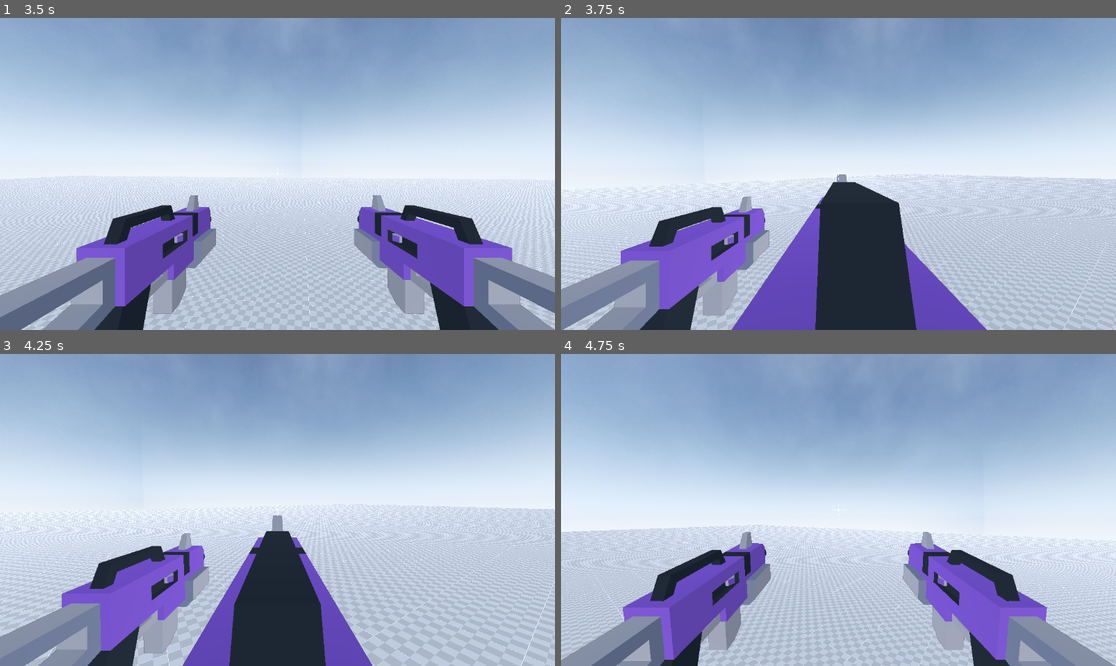
Above: before the commit, frames 1-4 (two rows, left to right).
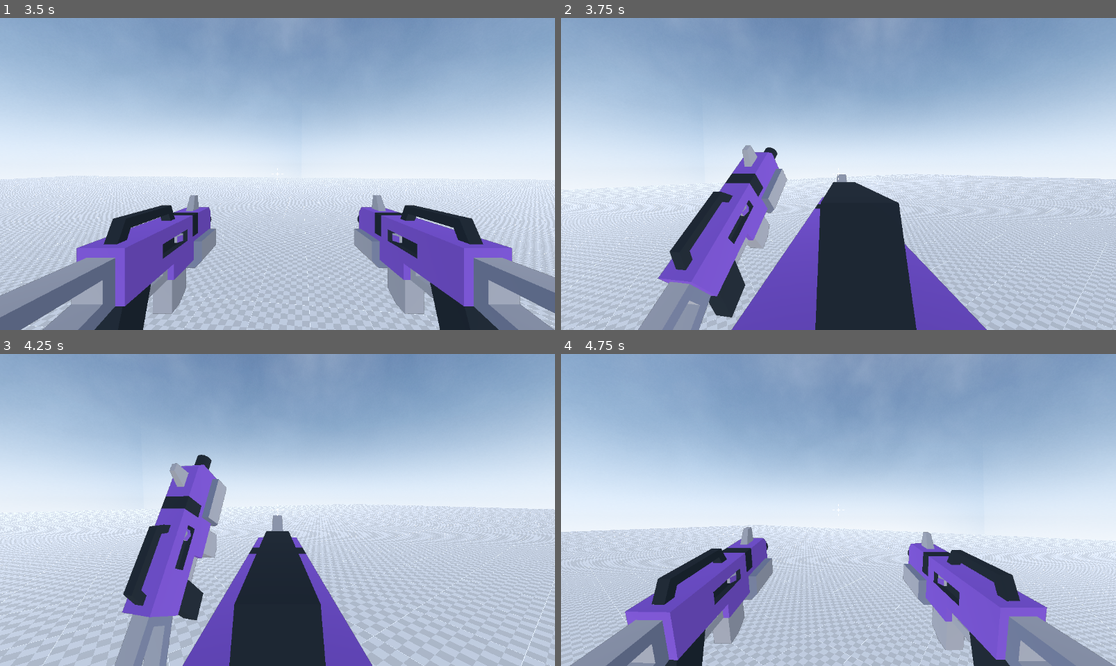
Above: after the commit, the same moments.

Repository: Emaleth/Anathema_old
Game: Godot game, scene res://world.tscn
The game is run twice, just before and just after one commit, with the same random seed, the same clock (stepped at 60 frames per second) and the same inputs.
Inputs (mouse positions are in pixels of both pictures, inside the frame that each line leads up to):
- Up to frame 1 (3.5 s): move the mouse to (305, 174) at 0.52 s; hold C (crouch) 0.53-1.28 s; hold W (move_forward) from 0.53 s (still down); click (305, 174) at 0.67 s; tap Space (jump) at 0.77, 1.52, 3.02 s; tap Shift (sprint) at 0.8, 1.35, 2.3 s; move the mouse to (249, 174) at 1.27 s; tap C (crouch) at 1.55, 3.05 s; move the mouse to (288, 167) at 2.02 s; hold C (crouch) 2.03-2.78 s; move the mouse to (271, 180) at 2.77 s; click (271, 180) at 2.85 s
- Up to frame 2 (3.75 s): keep holding W (move_forward); move the mouse to (877, 177) at 3.52 s; hold Right mouse button (secondary_action) from 3.53 s (still down)
- Up to frame 3 (4.25 s): keep holding W (move_forward); keep holding Right mouse button (secondary_action); tap Space (jump) at 3.77 s; tap Shift (sprint) at 3.8 s
- Up to frame 4 (4.75 s): keep holding W (move_forward); move the mouse to (794, 506) at 4.27 s; release Right mouse button (secondary_action) at 4.28 s; tap Shift (sprint) at 4.35 s; tap Space (jump) at 4.52 s; tap C (crouch) at 4.55 s

Frame 1 is identical in both runs. In frame 2, 9.4% of the frame differs, in the area x 0-41%, y 40-100%; in frame 3, 10%, in the area x 0-41%, y 32-100%; in frame 4, 2.3%.

Commit message:
Changes to be committed: 	modified:   source/actors/player/player.gd

Diff:
--- a/source/actors/player/player.gd
+++ b/source/actors/player/player.gd
@@ -111,7 +111,7 @@
 		adsing = false
 		sig_no_ads.emit()
 
-	if crouching:
+	if crouching or sliding:
 		current_speed = CROUCHING_SPEED
 		head.position.y = lerp(head.position.y, CROUCHING_HEAD_HEIGHT, 0.3)
 		standing_collision_shape.set_deferred("disabled", true)
@@ -139,13 +139,20 @@
 		animation_player.play("land")
 		jumped = false
 		last_in_air_velocity = 0
-	if direction:
+	if sliding:
+		current_speed = SPRINTING_SPEED
+		slide_timer += delta
+		if slide_timer > slide_max_time:
+			sliding = false
+			slide_timer = 0.0
+		velocity.x = move_toward(velocity.x, 0, slide_deceleraion)
+		velocity.z = move_toward(velocity.z, 0, slide_deceleraion)
+	elif direction:
 		velocity.x = move_toward(velocity.x, direction.x * current_speed, acceleraion)
 		velocity.z = move_toward(velocity.z, direction.z * current_speed, acceleraion)
 	else:
 		if crouching and sprinting:
-			velocity.x = move_toward(velocity.x, 0, slide_deceleraion)
-			velocity.z = move_toward(velocity.z, 0, slide_deceleraion)
+			sliding = true
 		else:
 			velocity.x = move_toward(velocity.x, 0, normal_deceleraion)
 			velocity.z = move_toward(velocity.z, 0, normal_deceleraion)
@@ -229,9 +236,10 @@
 	right_hand.rotation_degrees.y = lerp(right_hand.rotation_degrees.y, sign(hand_tilt_y) * weapon_sway_amount + hand_position.y, 0.1)
 	right_hand.rotation_degrees.z = lerp(right_hand.rotation_degrees.z, sign(hand_tilt_z) * weapon_sway_amount + hand_position.z, 0.3)
 	# LEFT
-	left_hand.rotation_degrees.x = lerp(left_hand.rotation_degrees.x, sign(hand_tilt_x) * weapon_sway_amount + hand_position.x, 0.1)
-	left_hand.rotation_degrees.y = lerp(left_hand.rotation_degrees.y, sign(hand_tilt_y) * weapon_sway_amount + -hand_position.y, 0.1)
-	left_hand.rotation_degrees.z = lerp(left_hand.rotation_degrees.z, sign(hand_tilt_z) * weapon_sway_amount + -hand_position.z, 0.3)
+	if not adsing:
+		left_hand.rotation_degrees.x = lerp(left_hand.rotation_degrees.x, sign(hand_tilt_x) * weapon_sway_amount + hand_position.x, 0.1)
+		left_hand.rotation_degrees.y = lerp(left_hand.rotation_degrees.y, sign(hand_tilt_y) * weapon_sway_amount + -hand_position.y, 0.1)
+		left_hand.rotation_degrees.z = lerp(left_hand.rotation_degrees.z, sign(hand_tilt_z) * weapon_sway_amount + -hand_position.z, 0.3)
 
 
 func rotate_player():
@@ -255,6 +263,14 @@
 		sprinting = false
 		right_hand.position = lerp(right_hand.position, ads_stance, 0.3)
 #		left_hand.position = lerp(left_hand.position, ads_stance * Vector3(-1.0, 1.0, 1.0), 0.3)
+		# LEFT
+		var hand_position := Vector3.ZERO
+		hand_position.x = 65.0
+		hand_position.y = 15.0
+		hand_position.y = 15.0
+		left_hand.rotation_degrees.x = lerp(left_hand.rotation_degrees.x, hand_position.x, 0.1)
+		left_hand.rotation_degrees.y = lerp(left_hand.rotation_degrees.y, -hand_position.y, 0.1)
+		left_hand.rotation_degrees.z = lerp(left_hand.rotation_degrees.z, -hand_position.z, 0.3)
 		left_hand.position = lerp(left_hand.position, normal_stance * Vector3(-1.0, 1.0, 1.0), 0.3)
 	else:
 		weapon.set_ads(false)
@@ -292,3 +308,7 @@
 	head.rotation.x += recoil_force.x
 	rotation_degrees.y = wrap(rotation_degrees.y, -180, 180)
 	head.rotation_degrees.x = clamp(head.rotation_degrees.x, -90, 90)
+
+var sliding := false
+var slide_timer := 0.0
+var slide_max_time := 3.0
